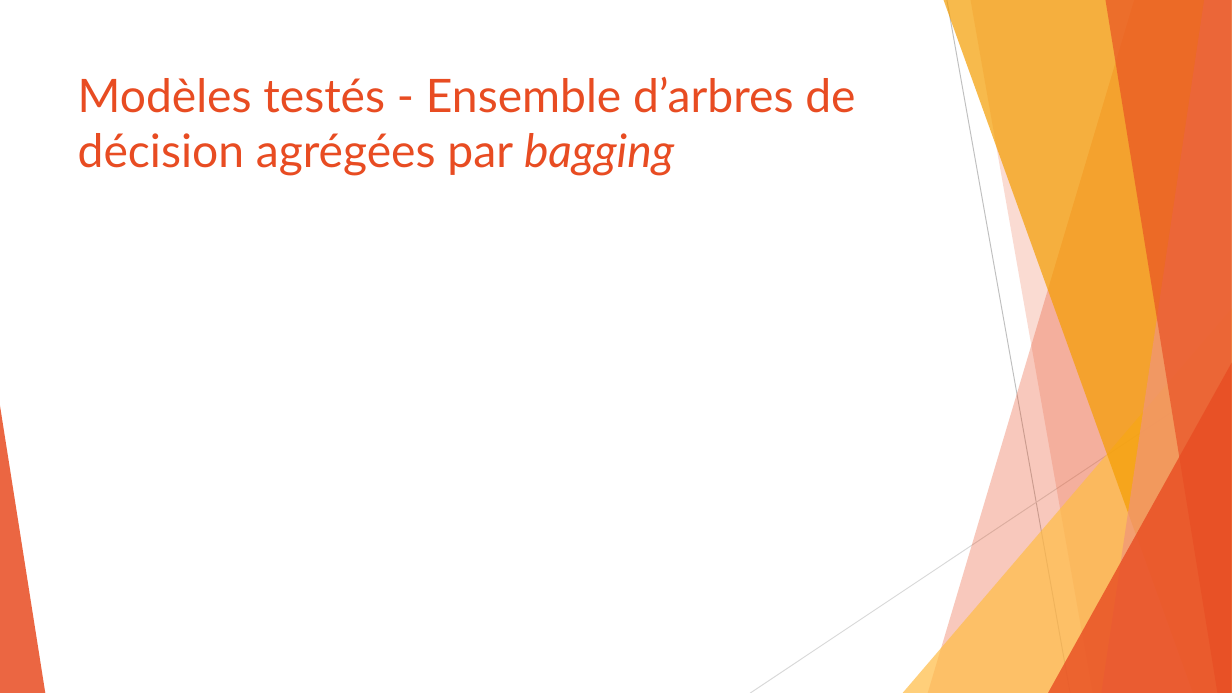
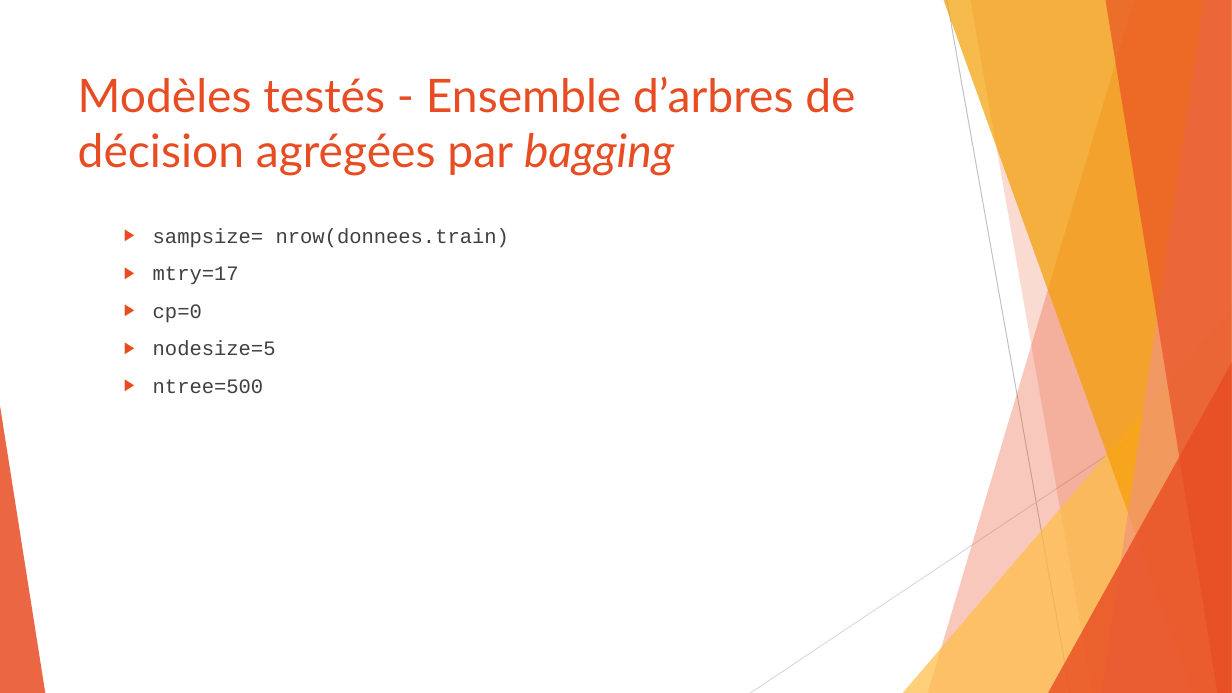
Before and after one commit to SamuelProvencher/TP-Apprentissage, a slide deck: slide 13 of PP.pptx. Drawn at 1232x693 pixels with LibreOffice and Linux fonts; fonts in the diff are those of the drawing. Boxes give left, top, right and bottom in pixels: in the first picture for what was removed or moved away, otherwise in the second. Text is boxed around its words. In the diff, an @@ line names an element or a change of style, - is before the commit and + after.

```diff
--- a/PP.pptx
+++ b/PP.pptx
@@ text added at [153, 228, 509, 393], 16 pt, text #404040 @@
+  ▶ sampsize= nrow(donnees.train)
+  ▶ mtry=17
+  ▶ cp=0
+  ▶ nodesize=5
+  ▶ ntree=500
```
Also in this commit, not shown: 6 other slides changed, 2 slides added.
